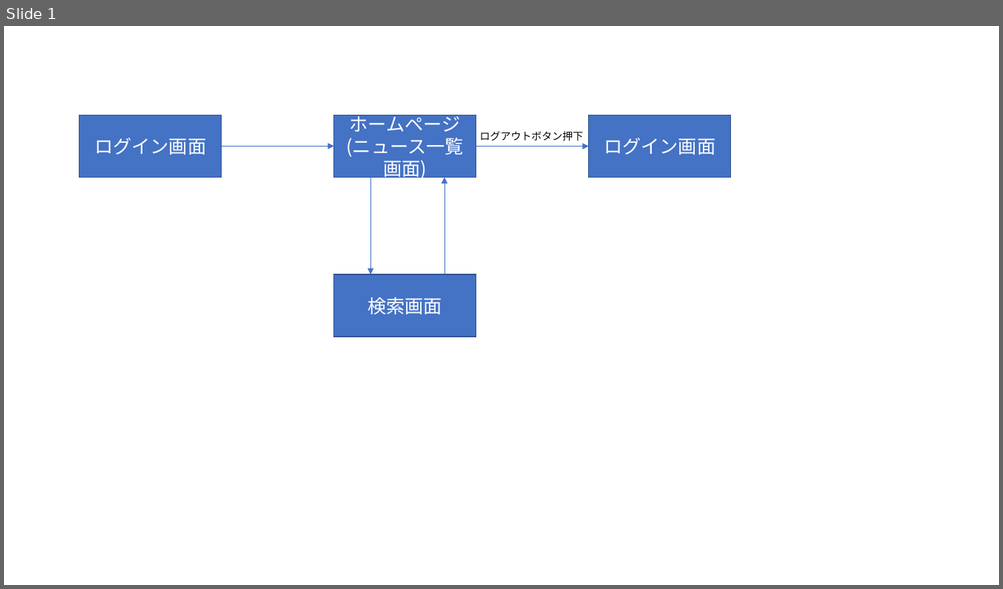
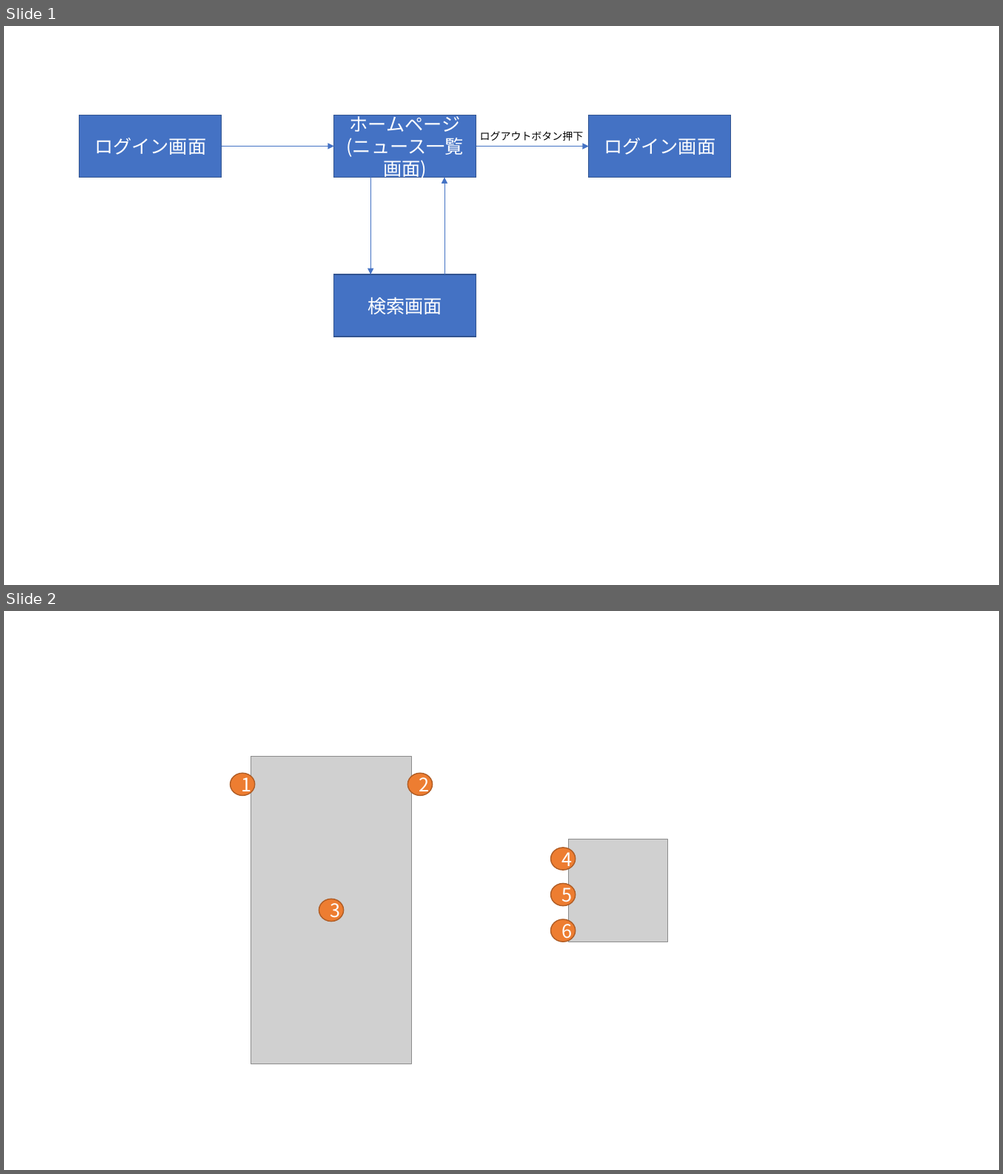
Before and after one commit to AlbertoIchikawa/2020_training, a slide deck: Assignment1/資料作成用(イメージ作成).pptx. Shown one above the other, each under a label of ours: slide 1 before the commit, slides 1 and 2 after it. The pictures are 1003x589 and 1003x1174 pixels, drawn with LibreOffice and Linux fonts; fonts in the diff are those of the drawing; grey boxes stand for pictures. Boxes give left, top, right and bottom in pixels: in the first picture for what was removed or moved away, otherwise in the second. Text is boxed around its words. In the diff, an @@ line names an element or a change of style, - is before the commit and + after.

```diff
--- a/Assignment1/資料作成用(イメージ作成).pptx
+++ b/Assignment1/資料作成用(イメージ作成).pptx
@@ slide 2 added at [4, 611, 999, 1170], background #FFFFFF @@
@@ picture added at [251, 757, 412, 1065] @@
@@ ellipse added at [230, 773, 255, 795], fill #ED7D31, outline #AF5C24 1 pt, 18 pt, text #FFFFFF @@
+1
@@ ellipse added at [407, 773, 432, 795], fill #ED7D31, outline #AF5C24 1 pt, 18 pt, text #FFFFFF @@
+2
@@ ellipse added at [551, 848, 575, 870], fill #ED7D31, outline #AF5C24 1 pt, 18 pt, text #FFFFFF @@
+4
@@ picture added at [569, 840, 667, 943] @@
@@ ellipse added at [318, 899, 344, 921], fill #ED7D31, outline #AF5C24 1 pt, 18 pt, text #FFFFFF @@
+3
@@ ellipse added at [551, 884, 575, 906], fill #ED7D31, outline #AF5C24 1 pt, 18 pt, text #FFFFFF @@
+5
@@ ellipse added at [551, 920, 575, 943], fill #ED7D31, outline #AF5C24 1 pt, 18 pt, text #FFFFFF @@
+6
```
Also in this commit, not shown: 5 other slides added.
